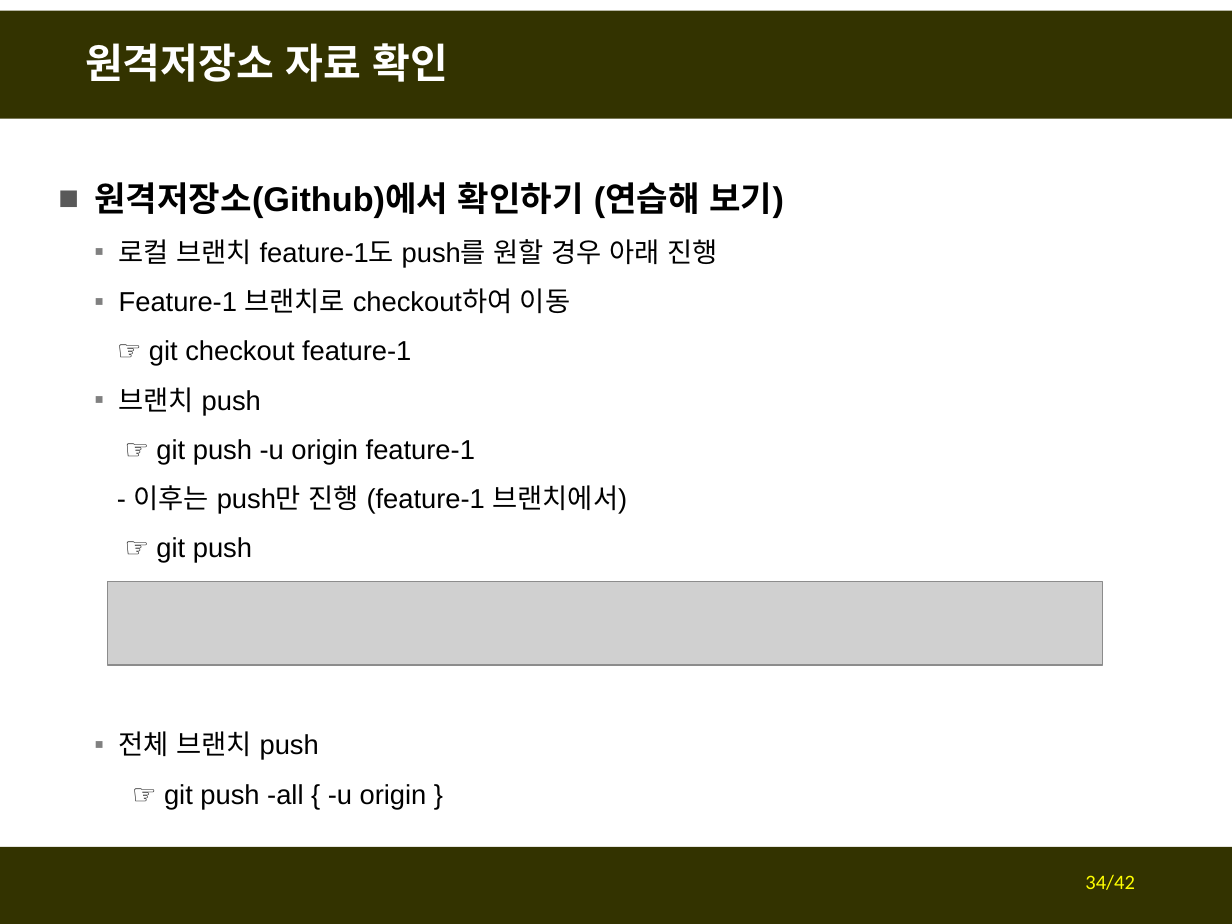
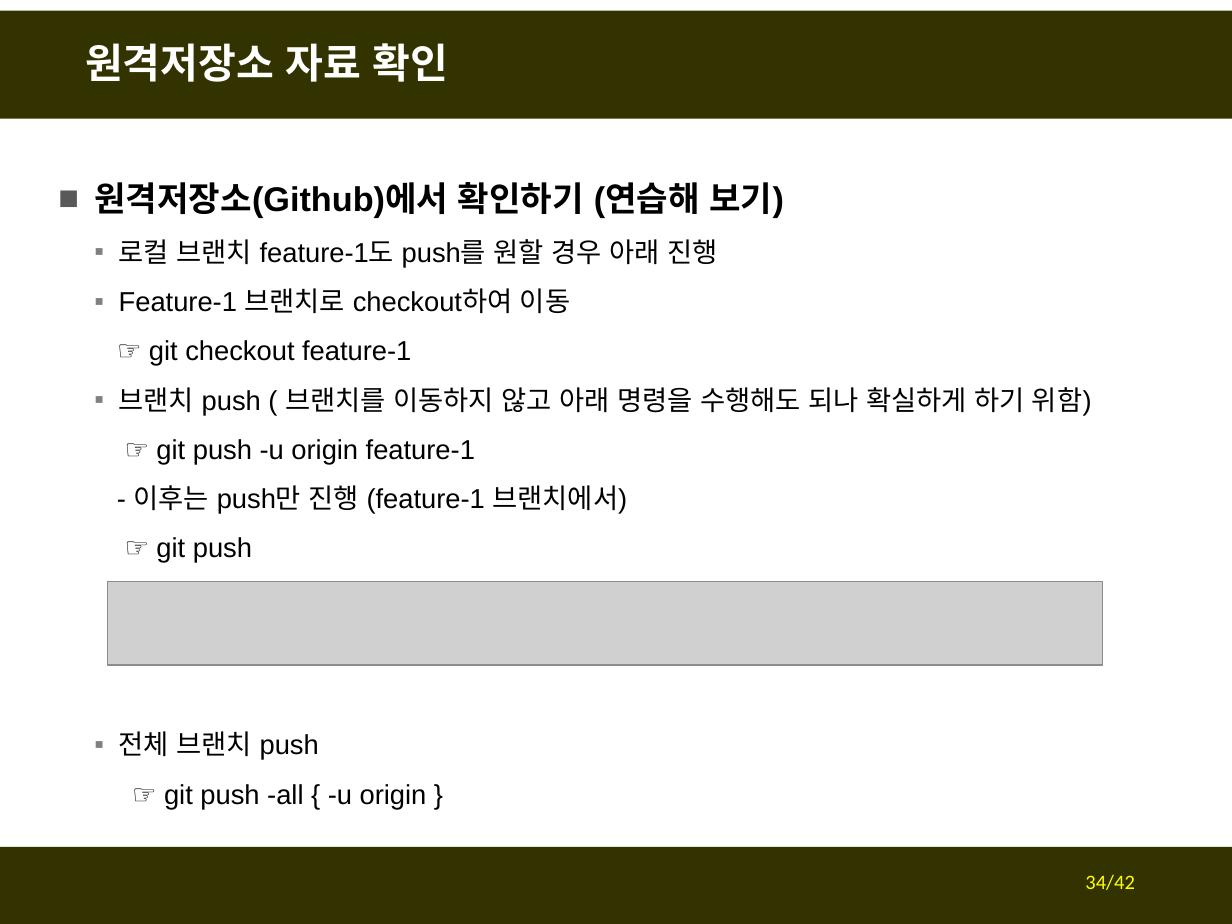
Before and after one commit to fasthill/github-lecture, a slide deck: slide 34 of git및github첫걸음2-원격저장소만들기.pptx. Drawn at 1232x924 pixels with LibreOffice and Linux fonts; fonts in the diff are those of the drawing; grey boxes stand for pictures. Boxes give left, top, right and bottom in pixels: in the first picture for what was removed or moved away, otherwise in the second. Text is boxed around its words. In the diff, an @@ line names an element or a change of style, - is before the commit and + after.

```diff
--- a/git및github첫걸음2-원격저장소만들기.pptx
+++ b/git및github첫걸음2-원격저장소만들기.pptx
@@ text at <box>119,387,1092,416</box>: text changed @@
-  ▪ 브랜치 push
+  ▪ 브랜치 push ( 브랜치를 이동하지 않고 아래 명령을 수행해도 되나 확실하게 하기 위함)
```
Also in this commit, not shown: 12 other slides changed.
